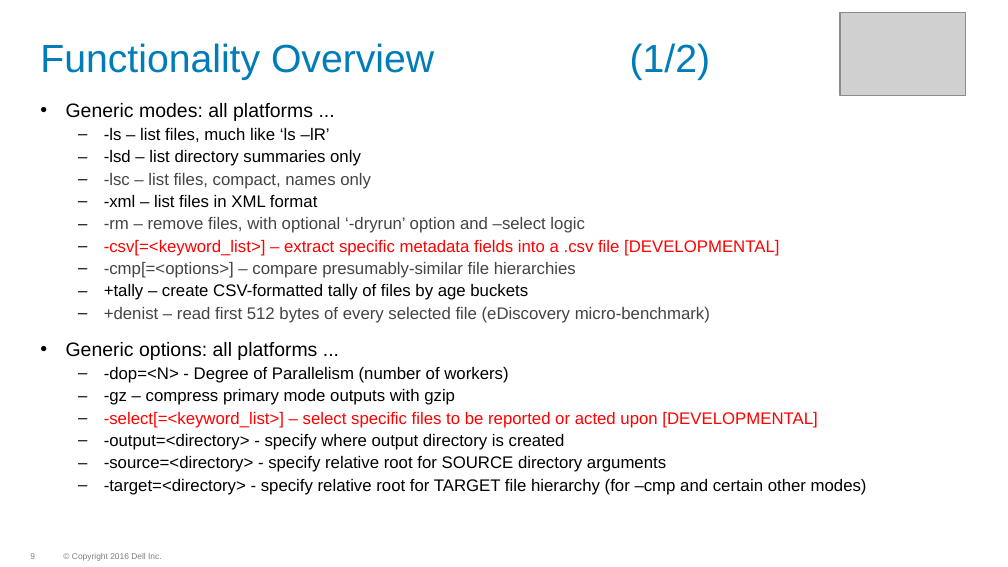
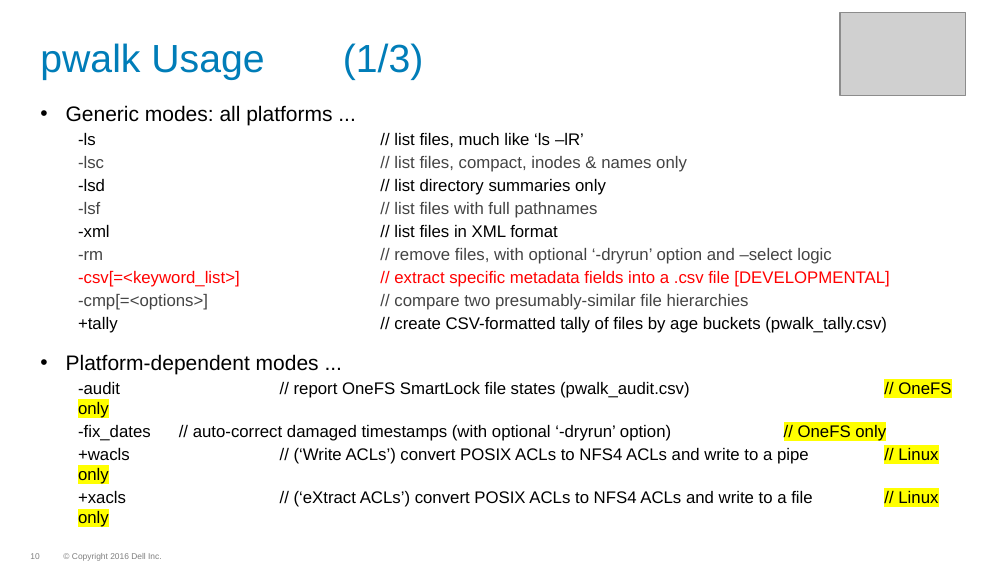
Before and after one commit to WhizBob/pwalk, a slide deck: slide 10 of doc/pwalk_slides.pptx (slide 9 before the commit). Drawn at 1008x567 pixels with LibreOffice and Linux fonts; fonts in the diff are those of the drawing; grey boxes stand for pictures; background and template pictures are left out. Boxes give left, top, right and bottom in pixels: in the first picture for what was removed or moved away, otherwise in the second. Text is boxed around its words. In the diff, an @@ line names an element or a change of style, - is before the commit and + after.

```diff
--- a/doc/pwalk_slides.pptx
+++ b/doc/pwalk_slides.pptx
@@ title at (40, 43, 423, 80): text changed @@
-Functionality Overview (1/2)
+pwalk Usage (1/3)
@@ text at (66, 105, 332, 126): size 13.9 to 15 pt in "Generic modes: all platforms ..."; line spacing 0.9 to 1 @@
@@ text at (66, 133, 951, 507): text changed @@
-  – -ls – list files, much like ‘ls –lR’
-  – -lsd – list directory summaries only
-  – -lsc – list files, compact, names only
-  – -xml – list files in XML format
-  – -rm – remove files, with optional ‘-dryrun’ option and –select logic
-  – -csv[=<keyword_list>] – extract specific metadata fields into a .csv file [DEVELOPMENTAL]
-  – -cmp[=<options>] – compare presumably-similar file hierarchies
-  – +tally – create CSV-formatted tally of files by age buckets
-  – +denist – read first 512 bytes of every selected file (eDiscovery micro-benchmark)
-• Generic options: all platforms ...
-  – -dop=<N> - Degree of Parallelism (number of workers)
-  – -gz – compress primary mode outputs with gzip
-  – -select[=<keyword_list>] – select specific files to be reported or acted upon [DEVELOPMENTAL]
-  – -output=<directory> - specify where output directory is created
-  – -source=<directory> - specify relative root for SOURCE directory arguments
-  – -target=<directory> - specify relative root for TARGET file hierarchy (for –cmp and certain other modes)
+  -ls // list files, much like ‘ls –lR’
+  -lsc // list files, compact, inodes & names only
+  -lsd // list directory summaries only
+  -lsf // list files with full pathnames
+  -xml // list files in XML format
+  -rm // remove files, with optional ‘-dryrun’ option and –select logic
+  -csv[=<keyword_list>] // extract specific metadata fields into a .csv file [DEVELOPMENTAL]
+  -cmp[=<options>] // compare two presumably-similar file hierarchies
+  +tally // create CSV-formatted tally of files by age buckets (pwalk_tally.csv)
+• Platform-dependent modes ...
+  -audit // report OneFS SmartLock file states (pwalk_audit.csv) // OneFS only
+  -fix_dates // auto-correct damaged timestamps (with optional ‘-dryrun’ option) // OneFS only
+  +wacls // (‘Write ACLs’) convert POSIX ACLs to NFS4 ACLs and write to a pipe // Linux only
+  +xacls // (‘eXtract ACLs’) convert POSIX ACLs to NFS4 ACLs and write to a file // Linux only
@@ page number at (30, 553, 39, 559): text changed @@
-9
+10
```
Also in this commit, not shown: 10 other slides changed, 1 slide added, 7 other files.
